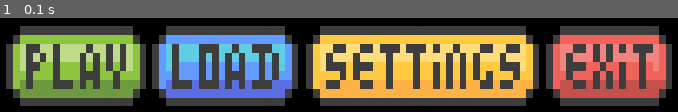
Above: before the commit, frame 1.
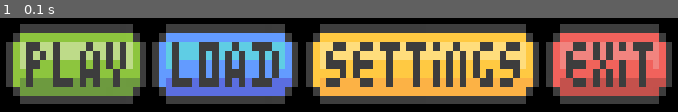
Above: after the commit, the same moment.

Repository: ale12d/pygame_project_1
Game: pygame game, started from main.py
Two runs of this game, one before a commit and one after it. Both use one fixed random seed, a clock stepped at 60 frames per second and the inputs below.
Inputs:
- Up to frame 1 (0.1 s): no input

The runs differ from the first frame. In frame 1, 14% of the frame differs, in the area x 0-100%, y 6-94%.

Commit message:
format button class

Diff:
--- a/main_menu/backgrounds.py
+++ b/main_menu/backgrounds.py
@@ -4,34 +4,19 @@
 
 
 class Backgrounds:
-    def __init__(self, screen):
+    def __init__(self, screen, color, img_path):
         self.screen = screen
+        self.color = color
+        self.img_path = img_path
 
         scale = Scale(self.screen)
         self.rx, self.ry = scale.big()
 
         self.main_menu = MainView(self.screen)
 
-    def main_background(self):
-        self.screen.fill((0, 0, 0))
-
-    def play_background(self):
-        self.screen.fill((92, 128, 55))
+    def show(self):
+        self.screen.fill(self.color)
         self.main_menu.create_main_buttons()
-        play_bar = pygame.image.load('medias/play_bar.png').convert_alpha()
-        play_bar = pygame.transform.scale(play_bar, (int(play_bar.get_width() * self.rx), int(play_bar.get_height() * self.ry)))
-        self.screen.blit(play_bar, (0, 0))
-
-    def load_background(self):
-        self.screen.fill((48, 96, 130))
-        self.main_menu.create_main_buttons()
-        play_bar = pygame.image.load('medias/load_bar.png').convert_alpha()
-        play_bar = pygame.transform.scale(play_bar, (int(play_bar.get_width() * self.rx), int(play_bar.get_height() * self.ry)))
-        self.screen.blit(play_bar, (0, 0))
-
-    def settings_background(self):
-        self.screen.fill((244, 194, 61))
-        self.main_menu.create_main_buttons()
-        play_bar = pygame.image.load('medias/settings_bar.png').convert_alpha()
-        play_bar = pygame.transform.scale(play_bar, (int(play_bar.get_width() * self.rx), int(play_bar.get_height() * self.ry)))
-        self.screen.blit(play_bar, (0, 0))
+        background = pygame.image.load(self.img_path).convert_alpha()
+        background = pygame.transform.scale(background, (int(background.get_width() * self.rx), int(background.get_height() * self.ry)))
+        self.screen.blit(background, (0, 0))
--- a/main_menu/buttons.py
+++ /dev/null
@@ -1,134 +0,0 @@
-import pygame
-from scales import Scale
-
-
-class Play:
-    def __init__(self, screen):
-        self.screen = screen
-        self.button = None
-
-        scale = Scale(self.screen)
-        self.rx, self.ry = scale.big()
-        self.x, self.y = 0, 0
-
-    def set(self):
-        self.load()
-        self.scale()
-        self.position()
-        img, position = self.create_button()
-
-        return img, position
-
-    def load(self):
-        self.button = pygame.image.load('medias/play_btn.png').convert_alpha()
-
-    def scale(self):
-        self.button = pygame.transform.scale(self.button, (int(self.button.get_width() * self.rx), int(self.button.get_height() * self.ry)))
-
-    def position(self):
-        self.x = 10*self.rx
-        self.y = self.screen.get_height() - self.button.get_height() - (1*self.rx)
-
-    def create_button(self):
-        rect = self.button.get_rect()
-        rect.topleft = (self.x, self.y)
-        return self.button, (rect.x, rect.y)
-
-
-class Load:
-    def __init__(self, screen):
-        self.screen = screen
-        self.button = None
-
-        scale = Scale(self.screen)
-        self.rx, self.ry = scale.big()
-        self.x, self.y = 0, 0
-
-    def set(self):
-        self.load()
-        self.scale()
-        self.position()
-        img, position = self.create_button()
-
-        return img, position
-
-    def load(self):
-        self.button = pygame.image.load('medias/load_btn.png').convert_alpha()
-
-    def scale(self):
-        self.button = pygame.transform.scale(self.button, (int(self.button.get_width() * self.rx), int(self.button.get_height() * self.ry)))
-
-    def position(self):
-        self.x = 32*self.rx
-        self.y = self.screen.get_height() - self.button.get_height() - (1*self.rx)
-
-    def create_button(self):
-        rect = self.button.get_rect()
-        rect.topleft = (self.x, self.y)
-        return self.button, (rect.x, rect.y)
-
-
-class Settings:
-    def __init__(self, screen):
-        self.screen = screen
-        self.button = None
-
-        scale = Scale(self.screen)
-        self.rx, self.ry = scale.big()
-        self.x, self.y = 0, 0
-
-    def set(self):
-        self.load()
-        self.scale()
-        self.position()
-        img, position = self.create_button()
-
-        return img, position
-
-    def load(self):
-        self.button = pygame.image.load('medias/settings_btn.png').convert_alpha()
-
-    def scale(self):
-        self.button = pygame.transform.scale(self.button, (int(self.button.get_width() * self.rx), int(self.button.get_height() * self.ry)))
-
-    def position(self):
-        self.x = 55*self.rx
-        self.y = self.screen.get_height() - self.button.get_height() - (1*self.rx)
-
-    def create_button(self):
-        rect = self.button.get_rect()
-        rect.topleft = (self.x, self.y)
-        return self.button, (rect.x, rect.y)
-
-
-class Exit:
-    def __init__(self, screen):
-        self.screen = screen
-        self.button = None
-
-        scale = Scale(self.screen)
-        self.rx, self.ry = scale.big()
-        self.x, self.y = 0, 0
-
-    def set(self):
-        self.load()
-        self.scale()
-        self.position()
-        img, position = self.create_button()
-
-        return img, position
-
-    def load(self):
-        self.button = pygame.image.load('medias/exit_btn.png').convert_alpha()
-
-    def scale(self):
-        self.button = pygame.transform.scale(self.button, (int(self.button.get_width() * self.rx), int(self.button.get_height() * self.ry)))
-
-    def position(self):
-        self.x = 91*self.rx
-        self.y = self.screen.get_height() - self.button.get_height() - (1*self.rx)
-
-    def create_button(self):
-        rect = self.button.get_rect()
-        rect.topleft = (self.x, self.y)
-        return self.button, (rect.x, rect.y)
--- /dev/null
+++ b/main_menu/buttons_main.py
@@ -0,0 +1,18 @@
+import pygame
+from scales import Scale
+
+
+class Button:
+    def __init__(self, screen):
+        self.screen = screen
+        scale_position = Scale(screen)
+        self.scale_position = scale_position.big()
+
+    def main_menu(self, img_path, position, scale):
+        button = pygame.image.load(img_path).convert_alpha()
+        button = pygame.transform.scale(button, (
+        int(button.get_width() * scale[0]), int(button.get_height() * scale[1])))
+        rect = button.get_rect()
+        position = (position[0]*self.scale_position[0], self.screen.get_height() - button.get_height() - (position[1]*self.scale_position[1]))
+        rect.topleft = position
+        return self.screen.blit(button, (rect.x, rect.y))
--- a/main_menu/controllers.py
+++ b/main_menu/controllers.py
@@ -1,73 +1,110 @@
 import pygame
-from main_menu.views import MainView
+from main_menu.views import MainView, PlayView, LoadView, SettingsView
 from devices.mouse import Pointer
 from sounds.sound import SoundGlobal
 from main_menu.backgrounds import Backgrounds
 
 
 class MainMenu:
-    def __init__(self, screen, event):
+    def __init__(self, screen, event, actual_menu):
         self.screen = screen
         self.event = event
         self.buttons = None
+        self.actual_menu = actual_menu
 
     def set(self):
-        self.buttons = self.call_views()
-        self.button_event_check(self.buttons)
+        buttons = self.call_views()
+        self.button_event_check(buttons)
+        return self.actual_menu
 
     def call_views(self):
         main_view = MainView(self.screen)
 
-        return main_view.set()
+        return main_view.create_main_buttons()
 
     def button_event_check(self, buttons):
         pointer = Pointer(self.event)
-        for button in buttons.values():
+        for button in buttons:
             mx, my = pygame.mouse.get_pos()
             if button.collidepoint((mx, my)):
                 click = pointer.click_check()
                 if click:
-                    button = [k for k, v in buttons.items() if v == button]
-                    self.has_clicked(button[0])
+                    sound = SoundGlobal()
+                    sound.click_sound()
+                    self.has_clicked(button)
 
     def has_clicked(self, button):
-        sound = SoundGlobal()
-        sound.click_sound()
-        if button == "play_button":
-            play_menu = PlayMenu(self.screen)
+        if button[0] == 66:
+            self.actual_menu = "play"
+            play_menu = PlayMenu(self.screen, self.event, self.actual_menu)
             play_menu.set()
-        if button == "load_button":
-            load_menu = LoadMenu(self.screen)
+        elif button[0] == 213:
+            self.actual_menu = "load"
+            load_menu = LoadMenu(self.screen, self.event, self.actual_menu)
             load_menu.set()
-        if button == "settings_button":
-            settings_menu = SettingsMenu(self.screen)
+        elif button[0] == 366:
+            self.actual_menu = "settings"
+            settings_menu = SettingsMenu(self.screen, self.event, self.actual_menu)
             settings_menu.set()
-        if button == "exit_button":
+        elif button[0] == 606:
             quit()
 
 
 class PlayMenu:
-    def __init__(self, screen):
+    def __init__(self, screen, event, actual_menu):
         self.screen = screen
+        self.event = event
+        self.actual_menu = actual_menu
 
     def set(self):
-        backgrounds = Backgrounds(self.screen)
-        backgrounds.play_background()
+        backgrounds = Backgrounds(self.screen, (92, 128, 55), 'medias/play_bar.png')
+        backgrounds.show()
+        return self.actual_menu
 
 
 class LoadMenu:
-    def __init__(self, screen):
+    def __init__(self, screen, event, actual_menu):
         self.screen = screen
+        self.event = event
+        self.actual_menu = actual_menu
 
     def set(self):
-        backgrounds = Backgrounds(self.screen)
-        backgrounds.load_background()
+        backgrounds = Backgrounds(self.screen, (48, 96, 130), 'medias/load_bar.png')
+        backgrounds.show()
+        return self.actual_menu
 
 
 class SettingsMenu:
-    def __init__(self, screen):
+    def __init__(self, screen, event, actual_menu):
         self.screen = screen
+        self.buttons = self.call_views()
+        self.event = event
+        self.actual_menu = actual_menu
 
     def set(self):
-        backgrounds = Backgrounds(self.screen)
-        backgrounds.settings_background()
+        backgrounds = Backgrounds(self.screen, (244, 194, 61), 'medias/settings_bar.png')
+        backgrounds.show()
+
+        buttons = self.call_views()
+        self.button_event_check(buttons)
+        return self.actual_menu
+
+    def call_views(self):
+
+        settings_views = SettingsView(self.screen)
+
+        return settings_views.create_main_buttons()
+
+    def button_event_check(self, buttons):
+        pointer = Pointer(self.event)
+        for button in buttons:
+            mx, my = pygame.mouse.get_pos()
+            if button.collidepoint((mx, my)):
+                click = pointer.click_check()
+                if click:
+                    sound = SoundGlobal()
+                    sound.click_sound()
+                    self.has_clicked(button)
+
+    def has_clicked(self, button):
+        print("fdfsdqfdsqfdsqsq")
--- a/main_menu/main.py
+++ b/main_menu/main.py
@@ -1,5 +1,5 @@
 import pygame
-from main_menu.controllers import MainMenu
+from main_menu.controllers import MainMenu, PlayMenu, LoadMenu, SettingsMenu
 from cadence import Clock
 
 FRAMERATE = 60
@@ -9,14 +9,25 @@
     def __init__(self, screen):
         self.event = None
         self.screen = screen
+        self.actual_menu = "main"
 
     def set(self):
         while True:
             for self.event in pygame.event.get():
 
                 # show main buttons / .set call all menu views and controllers
-                main_menu = MainMenu(self.screen, self.event)
-                main_menu.set()
+                main_menu = MainMenu(self.screen, self.event, self.actual_menu)
+                self.actual_menu = main_menu.set()
+
+                if self.actual_menu == "play":
+                    play_menu = PlayMenu(self.screen, self.event, self.actual_menu)
+                    self.actual_menu = play_menu.set()
+                elif self.actual_menu == "load":
+                    load_menu = LoadMenu(self.screen, self.event, self.actual_menu)
+                    self.actual_menu = load_menu.set()
+                elif self.actual_menu == "settings":
+                    settings_menu = SettingsMenu(self.screen, self.event, self.actual_menu)
+                    self.actual_menu = settings_menu.set()
 
                 # Close game if cross clicked or alt F4
                 if self.event.type == pygame.QUIT:
--- a/main_menu/views.py
+++ b/main_menu/views.py
@@ -1,34 +1,23 @@
-import pygame
-from main_menu.buttons import Play, Load, Settings, Exit
+from main_menu.buttons_main import Button
+from scales import Scale
 
 
 class MainView:
     def __init__(self, screen):
         self.screen = screen
 
-    def set(self):
-
-        buttons = self.create_main_buttons()
-        return buttons
-
     def create_main_buttons(self):
-        play_button = Play(self.screen)
-        load_button = Load(self.screen)
-        settings_button = Settings(self.screen)
-        exit_button = Exit(self.screen)
+        button = Button(self.screen)
+        scale = Scale(self.screen)
+        rx, ry = scale.big()
+        play_button = button.main_menu('medias/play_btn.png', (10, 1), (rx, ry))
+        load_button = button.main_menu('medias/load_btn.png', (32, 1), (rx, ry))
+        settings_button = button.main_menu('medias/settings_btn.png', (55, 1), (rx, ry))
+        exit_button = button.main_menu('medias/exit_btn.png', (91, 1), (rx, ry))
 
         buttons_list = [play_button, load_button, settings_button, exit_button]
-        buttons_name = ["play_button", "load_button", "settings_button", "exit_button"]
-        buttons_formated = {}
-        for i in range(len(buttons_list)):
 
-            img, position = buttons_list[i].set()
-            buttons_formated[buttons_name[i]] = self.show(img, position)
-
-        return buttons_formated
-
-    def show(self, img, position):
-        return self.screen.blit(img, position)
+        return buttons_list
 
 
 class PlayView:
@@ -48,8 +37,27 @@
 
 
 class SettingsView:
-    def __init__(self):
-        pass
+    def __init__(self, screen):
+        self.screen = screen
 
-    def set(self):
-        pass
+    def create_main_buttons(self):
+        button = Button(self.screen)
+        scale = Scale(self.screen)
+        rx, ry = scale.medium()
+        rxb, ryb = scale.big()
+
+        button.main_menu('medias/resolution.png', (2, 48), (rxb, ryb))
+        button.main_menu('medias/other.png', (73, 48), (rxb, ryb))
+
+        resolution1 = button.main_menu('medias/800x600_btn.png', (12, 41), (rx, ry))
+        resolution2 = button.main_menu('medias/1024x768_btn.png', (12, 34), (rx, ry))
+        resolution3 = button.main_menu('medias/1152x648_btn.png', (12, 27), (rx, ry))
+        resolution4 = button.main_menu('medias/1366x768_btn.png', (12, 20), (rx, ry))
+        resolution5 = button.main_menu('medias/1920x1080_btn.png', (12, 13), (rx, ry))
+
+        fullscreen = button.main_menu('medias/fullscreen_btn.png', (82, 41), (rx, ry))
+        sound = button.main_menu('medias/sound_on_btn.png', (82, 34), (rx, ry))
+
+        buttons_list = [resolution1, resolution2, resolution3, resolution4, resolution5, fullscreen, sound]
+
+        return buttons_list
